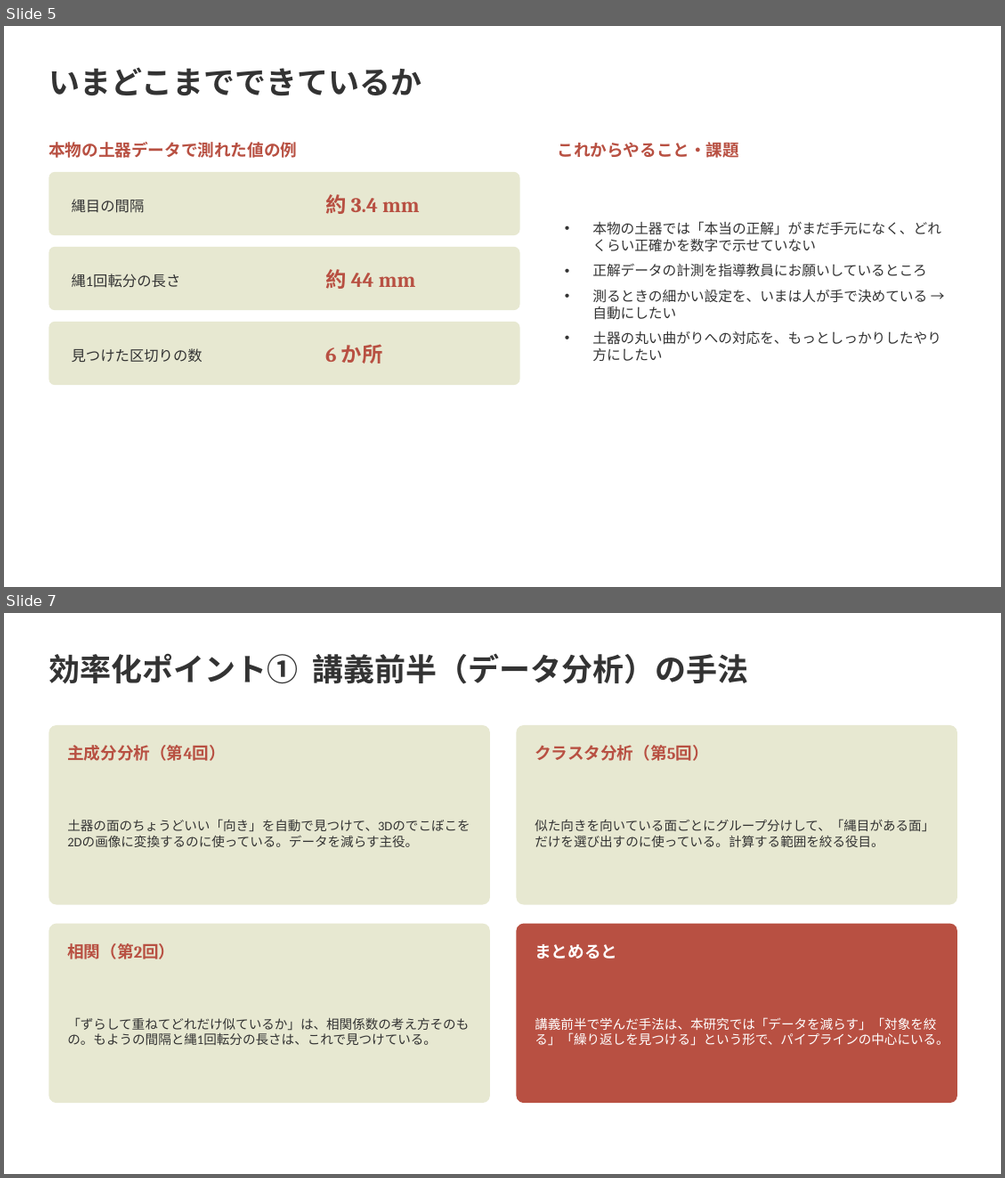
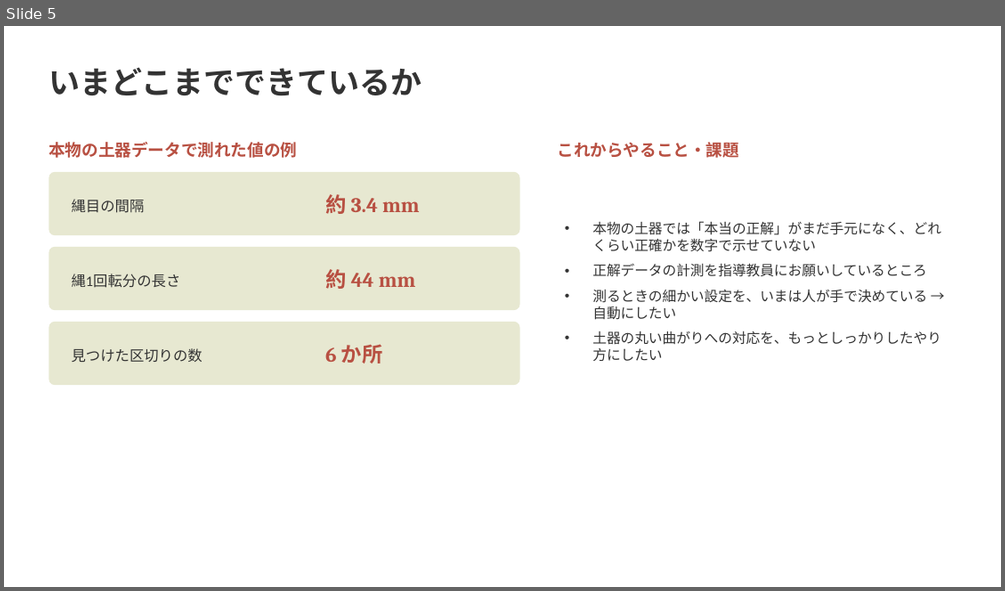
Before and after one commit to Ryusan09/MultivariatAanalysis, a slide deck: 13/第13回発表_修士研究と大規模計算.pptx. Shown one above the other, each under a label of ours: slides 5 and 7 before the commit, slide 5 after it; the slides between them are not shown. The pictures are 1005x1178 and 1005x591 pixels, drawn with LibreOffice and Linux fonts; fonts in the diff are those of the drawing. Boxes give left, top, right and bottom in pixels: in the first picture for what was removed or moved away, otherwise in the second. Text is boxed around its words. In the diff, an @@ line names an element or a change of style, - is before the commit and + after.

```diff
--- a/13/第13回発表_修士研究と大規模計算.pptx
+++ b/13/第13回発表_修士研究と大規模計算.pptx
@@ slide 7 removed at [4, 613, 1001, 1174], background #FFFFFF @@
@@ text removed at [48, 653, 748, 684] @@
-効率化ポイント① 講義前半（データ分析）の手法
@@ rounded rectangle removed at [48, 725, 490, 905] @@
@@ text removed at [67, 745, 226, 761] @@
-主成分分析（第4回）
@@ rounded rectangle removed at [517, 725, 957, 905] @@
@@ text removed at [534, 745, 709, 761] @@
-クラスタ分析（第5回）
@@ text removed at [67, 819, 469, 847] @@
-土器の面のちょうどいい「向き」を自動で見つけて、3Dのでこぼこを2Dの画像に変換するのに使っている。データを減らす主役。
@@ text removed at [534, 819, 934, 847] @@
-似た向きを向いている面ごとにグループ分けして、「縄目がある面」だけを選び出すのに使っている。計算する範囲を絞る役目。
@@ rounded rectangle removed at [48, 924, 490, 1103] @@
@@ rounded rectangle removed at [517, 924, 957, 1103] @@
@@ text removed at [67, 943, 175, 959] @@
-相関（第2回）
@@ text removed at [534, 944, 617, 958] @@
-まとめると
@@ text removed at [67, 1017, 469, 1045] @@
-「ずらして重ねてどれだけ似ているか」は、相関係数の考え方そのもの。もようの間隔と縄1回転分の長さは、これで見つけている。
@@ text removed at [534, 1017, 948, 1046] @@
-講義前半で学んだ手法は、本研究では「データを減らす」「対象を絞る」「繰り返しを見つける」という形で、パイプラインの中心にいる。
```
Also in this commit, not shown: 5 slides changed.
